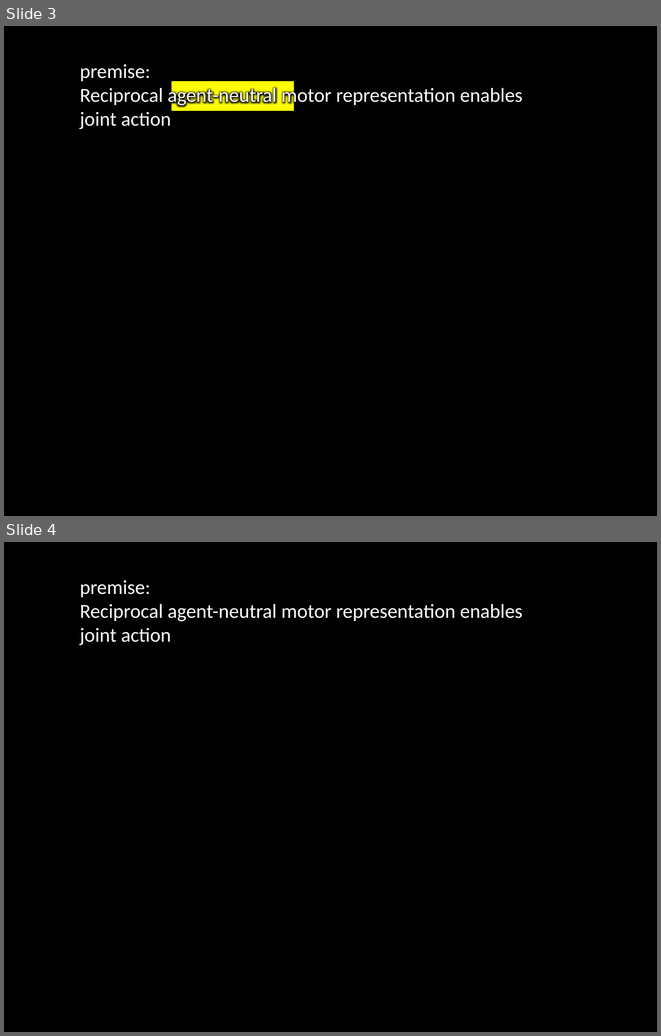
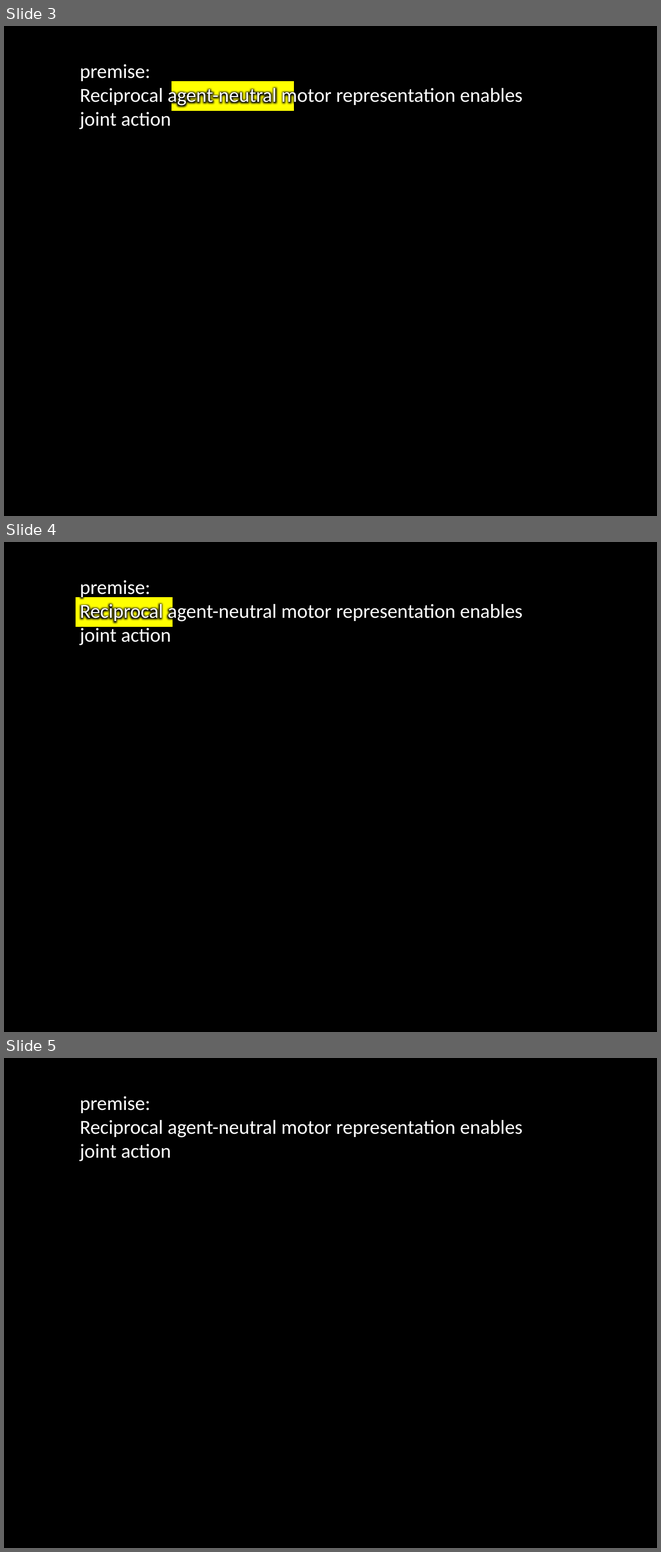
Before and after one commit to butterfill/writing, a slide deck: conf joint action --- sharing goals vs sharing intentions cambridge 2012 talk/intention and motor representation in joint action v2.pptx. Shown one above the other, each under a label of ours: slides 3 and 4 before the commit, slides 3, 4 and 5 after it. The pictures are 661x1036 and 661x1552 pixels, drawn with LibreOffice and Linux fonts; fonts in the diff are those of the drawing. Boxes give left, top, right and bottom in pixels: in the first picture for what was removed or moved away, otherwise in the second. Text is boxed around its words. In the diff, an @@ line names an element or a change of style, - is before the commit and + after.

```diff
--- a/conf joint action --- sharing goals vs sharing intentions cambridge 2012 talk/intention and motor representation in joint action v2.pptx
+++ b/conf joint action --- sharing goals vs sharing intentions cambridge 2012 talk/intention and motor representation in joint action v2.pptx
@@ slide 4 added at (x1=4, y1=542, x2=657, y2=1032), background #000000 @@
@@ text added at (x1=80, y1=580, x2=522, y2=645), 22 pt, text #FFFFFF @@
+premise:
+Reciprocal agent-neutral motor representation enables joint action
@@ rectangle added at (x1=75, y1=597, x2=173, y2=627), fill #FFFF00, outline #000000 0.75 pt @@
@@ what was slide 4 is now slide 5 @@
```
Also in this commit, not shown: 8 slides changed, 10 other slides added, 6 slides removed.
